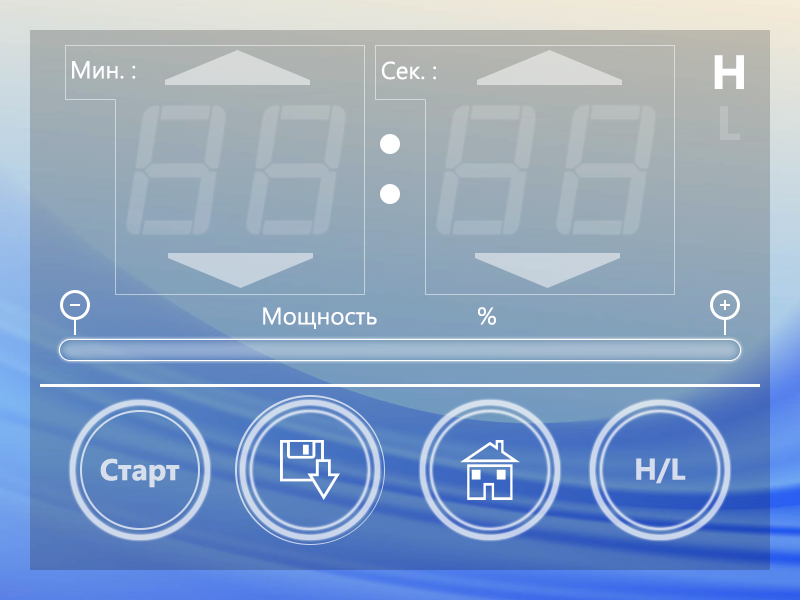
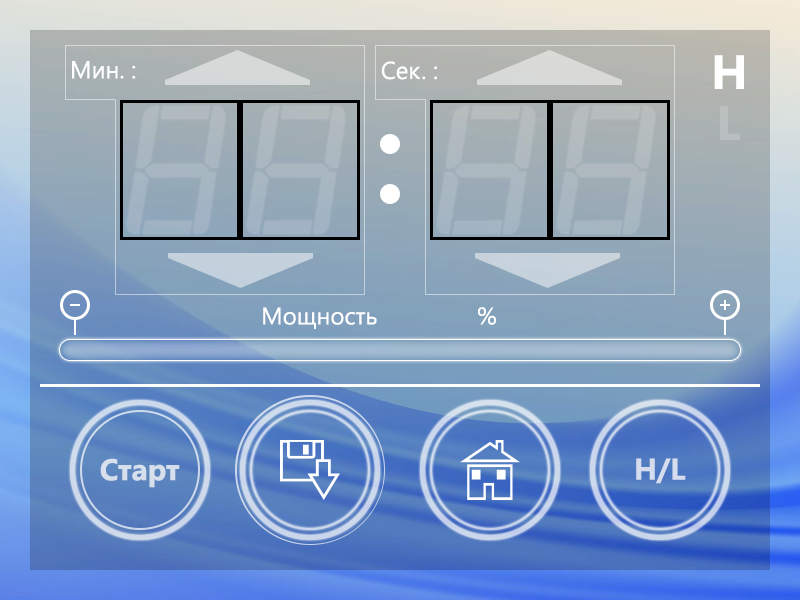
Comparing the layer stacks of the two (800, 600) images. Changes:
painted on "Сек. :" over [421, 66, 437, 80]
showed "Borders" (1st of 22, in "Setup" › "Segments4") over [550, 100, 670, 240]
showed "Borders" (2nd of 22, in "Setup" › "Segments3") over [430, 100, 550, 240]
showed "Borders" (3rd of 22, in "Setup" › "Segments2") over [240, 100, 360, 240]
showed "Borders" (4th of 22, in "Setup" › "Segments1") over [120, 100, 240, 240]
